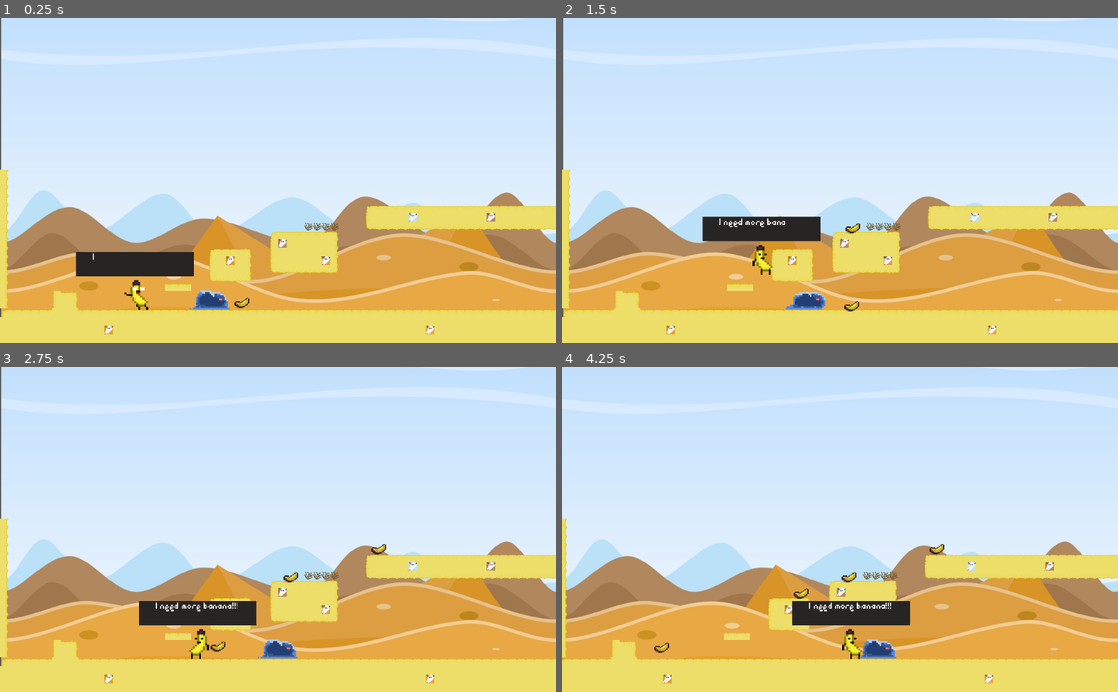
Above: before the commit, frames 1-4 (two rows, left to right).
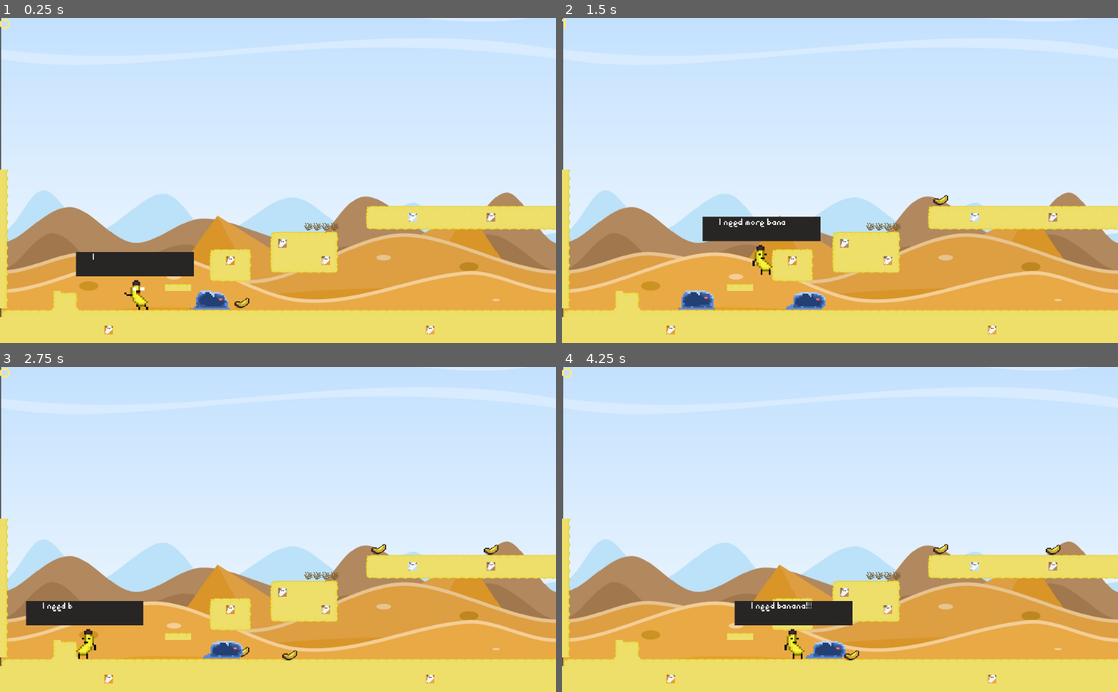
Above: after the commit, the same moments.

Repository: ladroid/BananaEater
Game: Godot game, scene res://scenes/World.tscn
Same seed, same stepped clock (60 frames per second), same inputs: the game is played once before the commit and once after it.
Inputs:
- Up to frame 1 (0.25 s): no input
- Up to frame 2 (1.5 s): hold A (a_button) 0.53-1.28 s; hold Right (ui_right) from 0.53 s (still down); tap Up (ui_up) at 0.77 s; tap Space (space) at 0.8, 1.35 s
- Up to frame 3 (2.75 s): tap Up (ui_up) at 1.52 s; tap Tab (ui_focus_next) at 1.55 s; release Right (ui_right) at 2.03 s; hold Left (ui_left) from 2.03 s (still down); hold Tab (ui_focus_next) from 2.03 s (still down); tap A (a_button) at 2.3 s
- Up to frame 4 (4.25 s): release Left (ui_left) at 2.78 s; release Tab (ui_focus_next) at 2.78 s; hold Right (ui_right) from 2.78 s (still down); tap A (a_button) at 2.85 s; tap Up (ui_up) at 3.02, 3.77 s; tap Space (space) at 3.05 s; hold Space (space) from 3.53 s (still down); tap Tab (ui_focus_next) at 3.8 s

The runs differ from the first frame. In frame 1, less than 0.1% of the frame differs, in the area x 0-2%, y 0-4%; in frame 2, 0.5%; in frame 3, 4.2%; in frame 4, 6.8%, in the area x 0-100%, y 0-98%.

Commit message:
bug fixes

Diff:
--- a/project.godot
+++ b/project.godot
@@ -38,5 +38,6 @@
 
 [rendering]
 
+quality/driver/driver_name="GLES2"
 quality/2d/use_pixel_snap=true
 environment/default_environment="res://default_env.tres"
--- /dev/null
+++ b/scenes/BananaBullet.tscn
@@ -0,0 +1,30 @@
+[gd_scene load_steps=5 format=2]
+
+[ext_resource path="res://sprites/banana/banana.png" type="Texture" id=1]
+[ext_resource path="res://scripts/BananaBullet.gd" type="Script" id=2]
+
+[sub_resource type="RectangleShape2D" id=1]
+extents = Vector2( 11.1872, 10.4126 )
+
+[sub_resource type="SpriteFrames" id=2]
+animations = [ {
+"frames": [ ExtResource( 1 ) ],
+"loop": true,
+"name": "bananabull",
+"speed": 0.0
+} ]
+
+[node name="BananaBullet" type="Area2D"]
+script = ExtResource( 2 )
+
+[node name="CollisionShape2D" type="CollisionShape2D" parent="."]
+position = Vector2( -0.194168, -0.254595 )
+shape = SubResource( 1 )
+
+[node name="VisibilityNotifier2D" type="VisibilityNotifier2D" parent="."]
+
+[node name="AnimatedSprite" type="AnimatedSprite" parent="."]
+frames = SubResource( 2 )
+animation = "bananabull"
+[connection signal="body_entered" from="." to="." method="_on_BananaBullet_body_entered"]
+[connection signal="screen_exited" from="VisibilityNotifier2D" to="." method="_on_VisibilityNotifier2D_screen_exited"]
--- a/scenes/BananaPlayer.tscn
+++ b/scenes/BananaPlayer.tscn
@@ -82,3 +82,6 @@
 limit_right = 2270
 limit_bottom = 656
 smoothing_enabled = true
+
+[node name="Position2D" type="Position2D" parent="."]
+position = Vector2( 40.7365, 20.1104 )
--- a/scenes/World.tscn
+++ b/scenes/World.tscn
@@ -7,6 +7,12 @@
 [ext_resource path="res://scripts/World.gd" type="Script" id=5]
 [ext_resource path="res://scenes/DialogueBox.tscn" type="PackedScene" id=6]
 [ext_resource path="res://scenes/Enemy.tscn" type="PackedScene" id=7]
+[ext_resource path="res://font/Pixel.ttf" type="DynamicFontData" id=8]
+
+[sub_resource type="DynamicFont" id=1]
+size = 24
+outline_color = Color( 0.988235, 0.988235, 0.988235, 1 )
+font_data = ExtResource( 8 )
 
 [node name="World" type="Node2D"]
 script = ExtResource( 5 )
@@ -48,10 +54,7 @@
 position = Vector2( 127.201, -24.7269 )
 
 [node name="Position2D5" type="Position2D" parent="SpawnPosition"]
-position = Vector2( 250.369, -34.6376 )
-
-[node name="Position2D6" type="Position2D" parent="SpawnPosition"]
-position = Vector2( 288.042, -34.638 )
+position = Vector2( 250.369, -48.4146 )
 
 [node name="Position2D7" type="Position2D" parent="SpawnPosition"]
 position = Vector2( 338.798, -26.4415 )
@@ -103,3 +106,25 @@
 
 [node name="Enemy" parent="." instance=ExtResource( 7 )]
 position = Vector2( 360.698, 527.061 )
+
+[node name="Timer" type="Timer" parent="."]
+autostart = true
+
+[node name="Control" type="Control" parent="."]
+margin_right = 40.0
+margin_bottom = 40.0
+__meta__ = {
+"_edit_use_anchors_": false
+}
+
+[node name="CanvasLayer" type="CanvasLayer" parent="Control"]
+
+[node name="RichTextLabel" type="RichTextLabel" parent="Control/CanvasLayer"]
+margin_right = 40.0
+margin_bottom = 40.0
+custom_fonts/normal_font = SubResource( 1 )
+custom_colors/default_color = Color( 0.996078, 0.909804, 0.509804, 1 )
+__meta__ = {
+"_edit_use_anchors_": false
+}
+[connection signal="timeout" from="Timer" to="." method="_on_Timer_timeout"]
--- a/scripts/Banana.gd
+++ b/scripts/Banana.gd
@@ -13,4 +13,5 @@
 	elif "Enemy" in body.name:
 		queue_free()
 	else:
-		$"/root/Global".energy_count -= 1
+		while $"/root/Global".energy_count < 100 and $"/root/Global".energy_count > 0:
+			$"/root/Global".energy_count -= 1
--- /dev/null
+++ b/scripts/BananaBullet.gd
@@ -0,0 +1,25 @@
+extends Area2D
+
+const speed = 100
+var velocity = Vector2()
+var direction = 1
+
+func set_banana_direction(dir):
+	direction = dir
+	if dir == -1:
+		$AnimatedSprite.flip_h = true
+
+func _physics_process(delta):
+	velocity.x = speed * delta * direction
+	translate(velocity)
+	$AnimatedSprite.play("bananabull")
+
+
+func _on_BananaBullet_body_entered(body):
+	if "Enemy" in body.name:
+		body.dead()
+	queue_free()
+
+
+func _on_VisibilityNotifier2D_screen_exited():
+	queue_free()
--- a/scripts/BananaPlayer.gd
+++ b/scripts/BananaPlayer.gd
@@ -1,5 +1,6 @@
 extends KinematicBody2D
 
+const bananabullet = preload("res://scenes/BananaBullet.tscn")
 const gravity = 10
 const FLOOR = Vector2(0, -1)
 
@@ -16,14 +17,14 @@
 			velocity.x = speed
 			$AnimatedSprite.play("run")
 			$AnimatedSprite.flip_h = false
-			#if sign($Position2D.position.x) == -1:
-				#$Position2D.position.x *= -1
+			if sign($Position2D.position.x) == -1:
+				$Position2D.position.x *= -1
 		elif Input.is_action_pressed("ui_left"):
 			velocity.x = -speed
 			$AnimatedSprite.play("run")
 			$AnimatedSprite.flip_h = true
-			#if sign($Position2D.position.x) == 1:
-				#$Position2D.position.x *= -1
+			if sign($Position2D.position.x) == 1:
+				$Position2D.position.x *= -1
 		else:
 			velocity.x = 0
 			if on_ground == true:
@@ -47,7 +48,7 @@
 
 		velocity = move_and_slide(velocity, FLOOR)
 
-		if Input.is_action_just_pressed("space"):
+		if Input.is_action_pressed("space"):
 			$AnimatedSprite.play("grab")
 
 		var energy = $"/root/Global".energy_count
@@ -64,10 +65,26 @@
 				get_parent().get_node("BananaPlayer/DialogueBox").visible = false
 				#get_parent().get_node("DialogueBox").visible = false
 
-		if Input.is_action_just_pressed("a_button"):
+		if Input.is_action_pressed("a_button"):
 			get_parent().get_node("BananaPlayer/DialogueBox").visible = false
 			locked = true
+
+		if Input.is_action_pressed("ui_focus_next"):
+			if energy >= 1:
+				var banan = bananabullet.instance()
+				if sign($Position2D.position.x) == 1:
+					banan.set_banana_direction(1)
+				else:
+					banan.set_banana_direction(-1)
+				get_parent().add_child(banan)
+				banan.position = $Position2D.global_position
+
+		if get_slide_count() > 0:
+			for i in range(get_slide_count()):
+				if "Enemy" in get_slide_collision(i).collider.name:
+					dead()
 
 func dead():
 	$AnimatedSprite.play("died")
 	queue_free()
+	get_tree().change_scene("res://scenes/World.tscn")
--- a/scripts/DialogueBox.gd
+++ b/scripts/DialogueBox.gd
@@ -11,10 +11,5 @@
 	set_visible_characters(0)
 
 
-# Called every frame. 'delta' is the elapsed time since the previous frame.
-#func _process(delta):
-#	pass
-
-
 func _on_Timer_timeout():
 	set_visible_characters(get_visible_characters() + 1)
--- a/scripts/Enemy.gd
+++ b/scripts/Enemy.gd
@@ -9,11 +9,13 @@
 var direction = 1
 var is_dead = false
 
-func _ready():
-	pass
-	#randomize()
-	#hp = randi() % 100 + 1
-	#rand_enemy = randi() & 1
+func dead():
+	hp -= 1
+	if hp <= 0:
+		is_dead = true
+		$AnimatedSprite.play("die")
+		$CollisionShape2D.set_deferred("disabled", true)
+		queue_free()
 
 func _physics_process(delta):
 	if is_dead == false:
--- a/scripts/World.gd
+++ b/scripts/World.gd
@@ -1,14 +1,16 @@
 extends Node2D
 
 var banana_scn = preload("res://scenes/Banana.tscn")
+var enemy_scn = preload("res://scenes/Enemy.tscn")
 var banana_spawn_delay = 20.0/60.0
 var timer = 0.0
+var count = 0
 
 func _ready():
 	set_physics_process(true)
+	set_process(true)
 	randomize()
 	$BananaPlayer/DialogueBox.visible = false
-	#$DialogueBox.visible = false
 
 func spawn_banana():
 	var banana = banana_scn.instance()
@@ -25,3 +27,12 @@
 		timer -= banana_spawn_delay
 		spawn_banana()
 	timer += delta
+
+	$Control/CanvasLayer/RichTextLabel.text = str($"/root/Global".energy_count)
+
+func _on_Timer_timeout():
+	var posX = rand_range(48.417, 2257.554)
+	var enemy = enemy_scn.instance()
+	add_child(enemy)
+	enemy.position = Vector2(posX, 563.867)
+	$Timer.wait_time = max(16, $Timer.wait_time - 10)
Not shown, added: audio/OnAJourney.wav.import
Not shown, changed: export_presets.cfg
Not shown: 1 places in scenes/World.tscn that only renumber resources
Binary file added: sprites/banana/bananabullet.png
Not shown, added: sprites/banana/bananabullet.png.import
Binary file added: sprites/sound/off.png
Not shown, added: sprites/sound/off.png.import
Binary file added: sprites/sound/on.png
Not shown, added: sprites/sound/on.png.import
Not shown, changed: .DS_Store
Not shown, added: audio/OnAJourney.wav
Not shown, changed: sprites/.DS_Store
